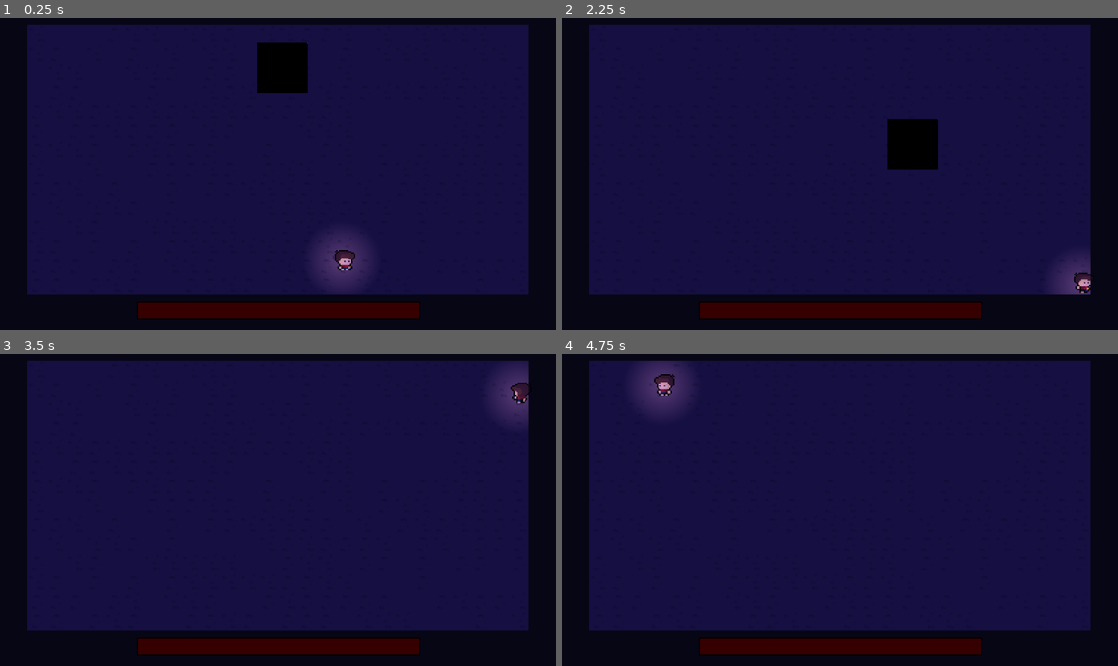
Above: before the commit, frames 1-4 (two rows, left to right).
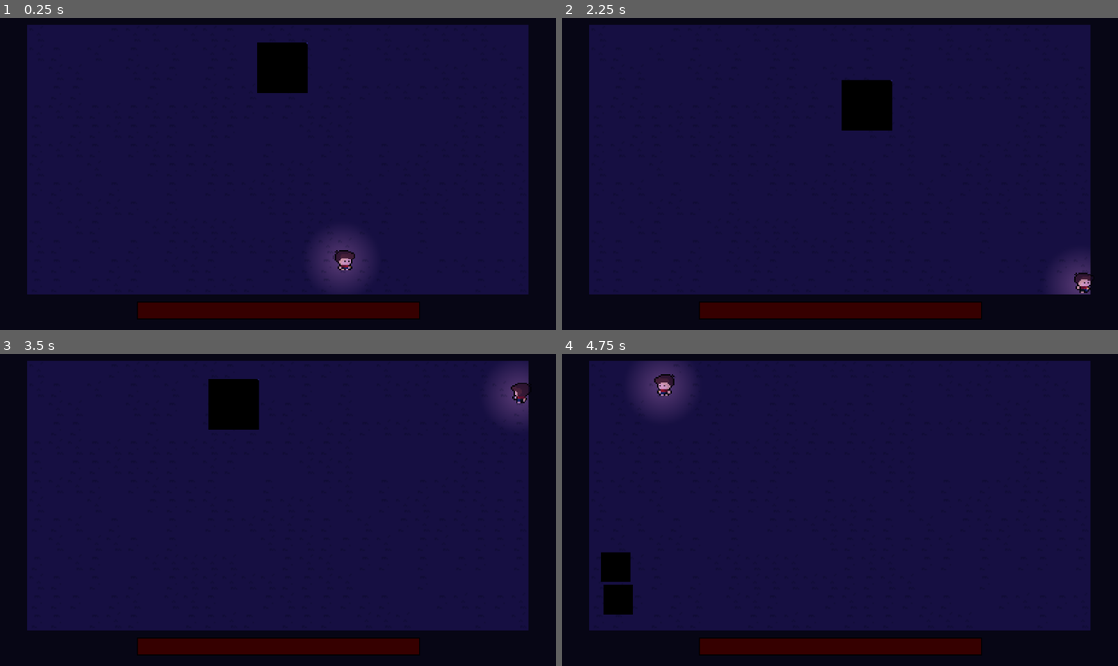
Above: after the commit, the same moments.

Repository: GabO-y/Game-Project_Comp.-Grafica
Game: Godot game, scene res://Cenas/House/House.tscn
Two runs of this game, one before a commit and one after it. Both use one fixed random seed, a clock stepped at 60 frames per second and the inputs below.
Inputs (mouse positions are in pixels of both pictures, inside the frame that each line leads up to):
- Up to frame 1 (0.25 s): no input
- Up to frame 2 (2.25 s): tap Enter at 0.5 s; move the mouse to (962, 158) at 0.52 s; hold Right (ui_right) 0.53-1.28 s; tap Space (dash) at 0.6, 1.35, 2.1 s; move the mouse to (728, 189) at 1.27 s; hold Down (ui_down) 1.28-2.03 s; move the mouse to (895, 105) at 2.02 s; hold Right (ui_right) from 2.03 s (still down)
- Up to frame 3 (3.5 s): move the mouse to (250, 572) at 2.77 s; release Right (ui_right) at 2.78 s; hold Up (ui_up) from 2.78 s (still down); tap Space (dash) at 2.85 s
- Up to frame 4 (4.75 s): move the mouse to (1006, 556) at 3.52 s; release Up (ui_up) at 3.53 s; hold Left (ui_left) from 3.53 s (still down); tap Space (dash) at 3.6, 4.35 s; move the mouse to (673, 463) at 4.27 s

The runs differ from the first frame. In frame 1, less than 0.1% of the frame differs, in the area x 55-56%, y 7-9%; in frame 2, 2.9%, in the area x 50-68%, y 19-49%; in frame 3, 1.5%; in frame 4, 1.0%.

Commit message:
novo ataque especial para o boss (nao finalizado)

Diff:
--- a/Cenas/Enemie/Bosses/MegaGhost/MegaGhost.tscn
+++ b/Cenas/Enemie/Bosses/MegaGhost/MegaGhost.tscn
@@ -1,16 +1,19 @@
-[gd_scene load_steps=10 format=3 uid="uid://bts2u7o7pqcl6"]
+[gd_scene load_steps=17 format=3 uid="uid://bts2u7o7pqcl6"]
 
 [ext_resource type="Script" uid="uid://brtdje67lgfn4" path="res://Cenas/Enemie/Bosses/MegaGhost/mega_ghost.gd" id="1_xlh7a"]
+[ext_resource type="Script" uid="uid://dfyhrssforncl" path="res://Cenas/Enemie/Bosses/MegaGhost/split_parts.gd" id="2_2h161"]
+[ext_resource type="Script" uid="uid://b2pi0hl5dhvrm" path="res://Cenas/Enemie/Bosses/MegaGhost/rays_to_wall.gd" id="2_redsd"]
+[ext_resource type="Script" uid="uid://cbisqtokcl6vq" path="res://Cenas/Enemie/Bosses/MegaGhost/ray_to_wall.gd" id="4_0lw7i"]
 
 [sub_resource type="SpriteFrames" id="SpriteFrames_xlh7a"]
 
 [sub_resource type="Gradient" id="Gradient_2h161"]
-offsets = PackedFloat32Array(0.955556, 0.988889, 1)
+offsets = PackedFloat32Array(0.966667, 0.988889, 1)
 colors = PackedColorArray(0, 0, 0, 1, 0.75, 0.75, 0.75, 1, 1, 1, 1, 1)
 
 [sub_resource type="GradientTexture2D" id="GradientTexture2D_redsd"]
 gradient = SubResource("Gradient_2h161")
-fill_from = Vector2(0.894587, 0.048433)
+fill_from = Vector2(0.558405, 0.481481)
 
 [sub_resource type="CircleShape2D" id="CircleShape2D_xlh7a"]
 radius = 22.0
@@ -31,13 +34,31 @@
 [sub_resource type="RectangleShape2D" id="RectangleShape2D_xlh7a"]
 size = Vector2(42, 42)
 
-[node name="MegaGhost" type="Node2D" node_paths=PackedStringArray("attack_area", "attack_collision", "form_attack", "timer", "timer_damage_bar", "body", "anim")]
+[sub_resource type="SpriteFrames" id="SpriteFrames_2h161"]
+
+[sub_resource type="Gradient" id="Gradient_redsd"]
+
+[sub_resource type="GradientTexture2D" id="GradientTexture2D_0lw7i"]
+gradient = SubResource("Gradient_redsd")
+fill_from = Vector2(1, 0)
+
+[sub_resource type="RectangleShape2D" id="RectangleShape2D_2h161"]
+size = Vector2(24, 24)
+
+[node name="MegaGhost" type="Node2D" node_paths=PackedStringArray("attack_area", "attack_collision", "form_attack", "timer", "timer_damage_bar", "split_part", "vertical_points", "horizontal_points", "vertical_mid_spawn_1", "vertical_mid_spawn_2", "horizontal_mid_spawn_1", "horizontal_mid_spawn_2", "body", "anim")]
 script = ExtResource("1_xlh7a")
 attack_area = NodePath("CharacterBody2D/AtackArea")
 attack_collision = NodePath("CharacterBody2D/AtackArea/Attack_collisiion")
 form_attack = NodePath("CharacterBody2D/AtackArea/PointAttack")
 timer = NodePath("SpecialAttackTimer")
 timer_damage_bar = NodePath("CheckBarDamage")
+split_part = NodePath("SplitMid")
+vertical_points = NodePath("")
+horizontal_points = NodePath("")
+vertical_mid_spawn_1 = NodePath("CharacterBody2D/PointsMidSpwan/Vertical1")
+vertical_mid_spawn_2 = NodePath("CharacterBody2D/PointsMidSpwan/Vertical2")
+horizontal_mid_spawn_1 = NodePath("CharacterBody2D/PointsMidSpwan/Horizontal1")
+horizontal_mid_spawn_2 = NodePath("CharacterBody2D/PointsMidSpwan/Horizontal2")
 speed = 50
 damage = 50
 body = NodePath("CharacterBody2D")
@@ -57,13 +78,13 @@
 
 [node name="AtackArea" type="Area2D" parent="CharacterBody2D"]
 
-[node name="CollisionShape2D" type="CollisionShape2D" parent="CharacterBody2D/AtackArea"]
+[node name="RatioAttackArea" type="CollisionShape2D" parent="CharacterBody2D/AtackArea"]
 shape = SubResource("CircleShape2D_2h161")
 debug_color = Color(0.992736, 0, 0.247824, 0.42)
 
 [node name="Attack_collisiion" type="CollisionPolygon2D" parent="CharacterBody2D/AtackArea"]
 modulate = Color(0, 1, 1, 1)
-polygon = PackedVector2Array(-57, 0, -55, 18, -44, 38, -26, 51, 0, 57, 0, 0)
+polygon = PackedVector2Array(-57, 0, -55, 18, -44, 36, -29, 49, -13, 56, 0, 57, 0, 0)
 
 [node name="PointAttack" type="Node2D" parent="CharacterBody2D/AtackArea"]
 visible = false
@@ -78,6 +99,86 @@
 [node name="CollisionShape2D" type="CollisionShape2D" parent="CharacterBody2D/HitAreaRunning"]
 shape = SubResource("RectangleShape2D_xlh7a")
 
+[node name="PointsMidSpwan" type="Node2D" parent="CharacterBody2D"]
+
+[node name="Vertical1" type="Marker2D" parent="CharacterBody2D/PointsMidSpwan"]
+position = Vector2(-15, 0)
+
+[node name="Vertical2" type="Marker2D" parent="CharacterBody2D/PointsMidSpwan"]
+position = Vector2(17, 0)
+
+[node name="Horizontal1" type="Marker2D" parent="CharacterBody2D/PointsMidSpwan"]
+position = Vector2(0, -14)
+
+[node name="Horizontal2" type="Marker2D" parent="CharacterBody2D/PointsMidSpwan"]
+position = Vector2(0, 15)
+
+[node name="RaysToWall" type="Node2D" parent="CharacterBody2D" node_paths=PackedStringArray("rays")]
+script = ExtResource("2_redsd")
+rays = [NodePath("DownRay"), NodePath("RightRay"), NodePath("LeftRay"), NodePath("UpRay")]
+
+[node name="DownRay" type="RayCast2D" parent="CharacterBody2D/RaysToWall"]
+target_position = Vector2(0, 24)
+
+[node name="RightRay" type="RayCast2D" parent="CharacterBody2D/RaysToWall"]
+target_position = Vector2(24, 0)
+collision_mask = 4
+
+[node name="LeftRay" type="RayCast2D" parent="CharacterBody2D/RaysToWall"]
+target_position = Vector2(-24, 0)
+
+[node name="UpRay" type="RayCast2D" parent="CharacterBody2D/RaysToWall"]
+target_position = Vector2(0, -25)
+
+[node name="SplitMid" type="Node2D" parent="." node_paths=PackedStringArray("random_dir_timer", "node_rays", "body", "anim")]
+position = Vector2(-97, 0)
+script = ExtResource("2_2h161")
+random_dir_timer = NodePath("Timer")
+node_rays = NodePath("HalfBodyPart/RayToWall")
+body = NodePath("HalfBodyPart")
+anim = NodePath("HalfBodyPart/Area2D/AnimatedSprite2D")
+
+[node name="HalfBodyPart" type="CharacterBody2D" parent="SplitMid"]
+collision_layer = 0
+collision_mask = 0
+
+[node name="Area2D" type="Area2D" parent="SplitMid/HalfBodyPart"]
+
+[node name="AnimatedSprite2D" type="AnimatedSprite2D" parent="SplitMid/HalfBodyPart/Area2D"]
+sprite_frames = SubResource("SpriteFrames_2h161")
+
+[node name="Sprite2D" type="Sprite2D" parent="SplitMid/HalfBodyPart/Area2D"]
+scale = Vector2(0.382812, 0.382812)
+texture = SubResource("GradientTexture2D_0lw7i")
+
+[node name="AreaHit" type="CollisionShape2D" parent="SplitMid/HalfBodyPart/Area2D"]
+shape = SubResource("RectangleShape2D_2h161")
+
+[node name="AreaHit" type="CollisionShape2D" parent="SplitMid/HalfBodyPart"]
+shape = SubResource("RectangleShape2D_2h161")
+
+[node name="RayToWall" type="Node2D" parent="SplitMid/HalfBodyPart" node_paths=PackedStringArray("rays")]
+script = ExtResource("4_0lw7i")
+rays = [NodePath("Down"), NodePath("Up"), NodePath("Left"), NodePath("Right")]
+
+[node name="Down" type="RayCast2D" parent="SplitMid/HalfBodyPart/RayToWall"]
+target_position = Vector2(0, 16)
+
+[node name="Up" type="RayCast2D" parent="SplitMid/HalfBodyPart/RayToWall"]
+target_position = Vector2(0, -16)
+
+[node name="Left" type="RayCast2D" parent="SplitMid/HalfBodyPart/RayToWall"]
+target_position = Vector2(-14, 0)
+
+[node name="Right" type="RayCast2D" parent="SplitMid/HalfBodyPart/RayToWall"]
+target_position = Vector2(14, 0)
+
+[node name="Timer" type="Timer" parent="SplitMid"]
+wait_time = 2.0
+
+[node name="SplitMin" type="Node2D" parent="."]
+visible = false
+
 [node name="SpecialAttackTimer" type="Timer" parent="."]
 autostart = true
 
@@ -86,5 +187,10 @@
 
 [connection signal="_take_damages" from="." to="." method="_start_timer_damage_bar"]
 [connection signal="body_entered" from="CharacterBody2D/HitAreaRunning" to="." method="_player_enter_while_running"]
-[connection signal="timeout" from="SpecialAttackTimer" to="." method="_on_timer_timeout"]
+[connection signal="body_exited" from="CharacterBody2D/HitAreaRunning" to="." method="_player_exit_area"]
+[connection signal="crash_with" from="CharacterBody2D/RaysToWall" to="." method="_on_rays_to_wall_crash_with"]
+[connection signal="body_entered" from="SplitMid/HalfBodyPart/Area2D" to="SplitMid" method="_entered_hit_area"]
+[connection signal="crash_wall" from="SplitMid/HalfBodyPart/RayToWall" to="SplitMid" method="_on_ray_to_wall_crash_wall"]
+[connection signal="timeout" from="SplitMid/Timer" to="SplitMid" method="_on_timer_timeout"]
+[connection signal="timeout" from="SpecialAttackTimer" to="." method="_start_special_attack"]
 [connection signal="timeout" from="CheckBarDamage" to="." method="_update_damage_bar"]
--- /dev/null
+++ b/Cenas/Enemie/Bosses/MegaGhost/marker_2d.gd
@@ -0,0 +1 @@
+extends Marker2D
--- a/Cenas/Enemie/Bosses/MegaGhost/mega_ghost.gd
+++ b/Cenas/Enemie/Bosses/MegaGhost/mega_ghost.gd
@@ -10,29 +10,67 @@
 @export var life_bar: ProgressBar
 @export var damage_bar: ProgressBar
 @export var timer_damage_bar: Timer
+@export var split_part: Enemy
+@export var vertical_points: Line2D
+@export var horizontal_points: Line2D
+@export var vertical_mid_spawn_1: Marker2D
+@export var vertical_mid_spawn_2: Marker2D
+@export var horizontal_mid_spawn_1: Marker2D
+@export var horizontal_mid_spawn_2: Marker2D
 
 #pra verificar se esta dando o ataque especial
-var on_special_atack = false
+var on_special_attack = false
+# quando um ataque especial começa, e para que certas funcs nao sejam chamadas diversas vezes
+# enquanto esta rolando o especial
 var start_special = false
+# quando esta esta, essa vira sua nova variavel momentania que controlará
+# sua direção
 var dir_special_attack: Vector2
+# quando o boss entra no ataque "ghost run", ele primeiro vai em sua direção, mas dps
+# de uma distancia, ele so continua indo para frente, isso que define se é so pra ele continuar
+var is_continue_toward = false
+# fica com a ultima direção que o boss estava, para quando o is_continue_toward for true, ele
+# ter essa direção para seguir
 var last_dir_special: Vector2
-var speed_special_attack: int = 200
-var is_continue_toward = false
+# quando ele esta num especial, a movimentação padrao muda, nisso, a velocidade tbm
+# controlado por essa variavel
+var speed_special_attack: int = 100
+# verificador para atualizar a barra de dono
 var is_update_damage_bar = false
+# Quando a barra de damage esta descendo, ela vai descer ate esse last
 var last_life
-
-#para verificar se esta na area do ataque 1
+# Qual o ataque especial que esta rolando
+var current_special_attack: String
+# para verificar se esta na area do ataque 1
 var is_player_on_attack_area_1 = false
-
-#pra nao ficar dando consecutivos danos toda vez que o player esta na area
-#do boss
+# pra nao ficar dando consecutivos danos toda vez que o player esta na area
+# do boss
 var finish_attack = true
+# guarda o nome da ultima parade com que colidiu, para o
+# ataque de "crash_wall"
+var last_wall_collide: String
+var times_crash_wall = 1
+var ene_in_crash_attack: Array[Enemy]
+var already_split = false
+var is_split = false
+var type_split = "mid"
+
+var collision_special = 2
+
+# todos os ataques especias
+var all_special_attacks = [
+	"ghosts_run",
+	"crash_wall"
+]
 
 func _ready() -> void:
 
-	attack_area.body_entered.connect(_on_body_entered)
+	attack_area.body_entered.connect(_entrered_attack_area)
 	attack_area.body_exited.connect(_exit_attack_area)
 
+	is_active = true
+
+	split_part.visible = false
 	super._ready()
 
 func _process(delta: float) -> void:
@@ -50,10 +88,8 @@
 
 func _physics_process(delta: float) -> void:
 
-	if on_special_atack:
-		attack_fantasm_run()
+	if on_special_attack:
 		move_special()
-
 		return
 
 	if is_stop: return
@@ -77,57 +113,98 @@
 	attack_collision.rotation = (dir.angle() - PI/1.5)
 	form_attack.rotation = (dir.angle() - PI/1.5)
 
-	if not finish_attack: return
+	if !finish_attack: return
 	finish_attack = false
 
 	await get_tree().create_timer(1.5).timeout
 	form_attack.visible = true
 	finish_attack = true
-	attack()
+
+	if is_player_on_attack_area_1:
+		Globals.player.take_damage(damage)
+		var knockback_dir = -(Globals.player.player_body.global_position.direction_to(body.global_position))
+		Globals.player.take_knockback(knockback_dir , 200)
+
 	await get_tree().create_timer(0.1).timeout
 	form_attack.visible = false
 
-func _on_body_entered(body):
+func _entrered_attack_area(body):
 	if body.get_parent() is not Player: return
 	is_player_on_attack_area_1 = true
+	if not is_running_attack:
+		is_stop = true
 
 func _exit_attack_area(body):
 	if body.get_parent() is not Player: return
 	is_player_on_attack_area_1 = false
-
-func attack():
-	if not is_player_on_attack_area_1: return
-	Globals.player.take_damage(damage)
-
-	var dir = (Globals.player.player_body.global_position.direction_to(body.global_position))
-
-	Globals.player.take_knockback(dir , 2500)
-
-func attack_fantasm_run():
+	if not is_running_attack:
+		await Globals.time(0.2)
+		is_stop = true
+
+func start_special_attack():
 
 	if start_special: return
 
-	is_running_attack = true
 	is_stop = true
 	start_special = true
 
-	await get_tree().create_timer(1).timeout
+	await Globals.time(2)
 
 	is_stop = false
+	on_special_attack = true
+
+	#current_special_attack = all_special_attacks.pick_random()
+	current_special_attack = "crash_wall"
+
+	match current_special_attack:
+		"ghosts_run":
+			attack_ghost_run()
+		"crash_wall":
+			start_attack_crash_wall()
+
+func attack_ghost_run():
 
 	body.collision_layer = 1 << 5
 	body.collision_mask = 1 << 5
 
-	print(body.collision_layer)
-	print(body.collision_mask)
-
-	on_special_atack = true
+	is_running_attack = true
+
+func start_attack_crash_wall():
+
+	speed_special_attack = 100
+
+	body.collision_layer = 1 << 2
+	body.collision_mask = 1 << 2
+
+	is_running_attack = true
+
+	speed_special_attack = 2
+
+	var dialgonal_dir = [
+		Vector2( 1, -1),
+		Vector2( 1,  1),
+		Vector2(-1,  1),
+		Vector2(-1, -1)
+		].pick_random()
+
+
+	dir_special_attack = dialgonal_dir
+	ene_in_crash_attack.append(self)
 
 func move_special():
 
 	if is_stop: return
 
+	match current_special_attack:
+		"ghost_run":
+			move_ghosts_run()
+		"crash_wall":
+			pass_all_in_crash_attack()
+
+func move_ghosts_run():
+
 	dir_special_attack = body.global_position.direction_to(Globals.player.player_body.global_position)
+
 	if body.global_position.distance_to(Globals.player.player_body.global_position) < 60:
 		dir_special_attack = Vector2.ZERO
 		is_continue_toward = true
@@ -140,26 +217,89 @@
 	body.velocity = dir_special_attack * speed_special_attack
 	body.move_and_slide()
 
-func _on_timer_timeout() -> void:
-	init_special_attack()
-
-func init_special_attack():
-
-	if on_special_atack: return
-	on_special_atack = true
-
-	pass
+func move_crash_wall():
+
+	var collsiion = body.move_and_collide(dir_special_attack * speed_special_attack)
+
+	if collsiion:
+		var collider = collsiion.get_collider()
+		print(collider.name)
+
+		if collider is TileMapLayer:
+
+			dir_special_attack = Globals.dir_possibles_crash_wall[dir_special_attack].get(last_wall_collide,
+				Vector2(
+					1 if dir_special_attack.x == -1 else 1,
+					1 if dir_special_attack.y == -1 else 1
+				)
+			)
+
+			if times_crash_wall != 0 and times_crash_wall % 2 == 0 and not already_split:
+				split_when_crash()
+				already_split = true
+			else:
+				times_crash_wall += 1
+
+func pass_all_in_crash_attack():
+	for ene in ene_in_crash_attack:
+		ene.move_crash_wall()
+
+func split_when_crash():
+
+		split_part.is_active = true
+		var second_part = split_part.duplicate()
+		add_child(second_part)
+
+		ene_in_crash_attack.erase(self)
+		ene_in_crash_attack.append(split_part)
+		ene_in_crash_attack.append(second_part)
+
+		for ene in ene_in_crash_attack:
+			ene.show()
+			ene.dir_special_attack = dir_special_attack
+			ene.speed_special_attack = speed_special_attack
+			ene.last_wall_collide = last_wall_collide
+			ene.body.collision_mask = 1 << 2
+			ene.body.collision_layer = 1 << 2
+			ene.set_collision_layer_ray(3)
+
+		match last_wall_collide:
+			"down", "up":
+				split_part.body.global_position = vertical_mid_spawn_1.global_position
+				second_part.body.global_position = vertical_mid_spawn_2.global_position
+				second_part.dir_special_attack = Vector2(
+					1 if dir_special_attack.x == -1 else -1,
+					dir_special_attack.y
+				)
+
+			"left", "right":
+				split_part.body.global_position = horizontal_mid_spawn_1.global_position
+				second_part.body.global_position = horizontal_mid_spawn_2.global_position
+				second_part.dir_special_attack = Vector2(
+					dir_special_attack.x,
+					1 if dir_special_attack.y == -1 else -1
+				)
+
+
+		is_active = false
+		body.hide()
+
+		body.collision_layer = 0
+		body.collision_mask = 0
+
+		return
 
 func refrash_setup():
 	body.collision_layer = 1
 	body.collision_mask = 1
 	start_special = false
-	on_special_atack = false
+	on_special_attack = false
 	timer.stop()
 	timer.start()
 	is_stop = false
 	is_running_attack = false
 	is_continue_toward = false
+	times_crash_wall = 0
 
 func _player_enter_while_running(body: Node2D) -> void:
 	var player = body.get_parent() as Player
@@ -168,6 +308,7 @@
 		player.take_damage(damage)
 
 func update_bar():
+	if life_bar == null: return
 	life_bar.value = life
 	pass
 
@@ -178,9 +319,6 @@
 	_take_damages.emit()
 	super.take_damage(damage)
 
-
-signal _take_damages
-
 func _update_damage_bar() -> void:
 	is_update_damage_bar = true
 	last_life = life
@@ -188,3 +326,21 @@
 
 func _start_timer_damage_bar() -> void:
 	timer_damage_bar.start()
+
+func _start_special_attack() -> void:
+	start_special_attack()
+
+func apply_special_damage(pla: Player):
+	if finish_attack: return
+	pla.take_damage(damage)
+	finish_attack = false
+
+func _player_exit_area(body: Node2D) -> void:
+	var player = body.get_parent() as Player
+	if player == null: return
+	finish_attack = true
+
+signal _take_damages
+
+func _on_rays_to_wall_crash_with(wall_name: String) -> void:
+	last_wall_collide = wall_name
--- /dev/null
+++ b/Cenas/Enemie/Bosses/MegaGhost/ray_to_wall.gd
@@ -0,0 +1,16 @@
+extends Node2D
+
+@export var rays: Array[RayCast2D]
+
+func _ready() -> void:
+	for ray in rays:
+		ray.set_collision_mask_value(3, true)
+
+func _process(delta: float) -> void:
+	for ray in rays:
+		if ray.is_colliding():
+			var collider = ray.get_collider()
+			if collider is TileMapLayer:
+				crash_wall.emit(ray.name.to_lower())
+
+signal crash_wall(name: String)
--- /dev/null
+++ b/Cenas/Enemie/Bosses/MegaGhost/rays_to_wall.gd
@@ -0,0 +1,17 @@
+extends Node2D
+
+@export var rays: Array[RayCast2D]
+
+func _ready() -> void:
+	for ray in rays:
+		ray.set_collision_mask_value(3, true)
+
+func _process(delta: float) -> void:
+	for ray in rays:
+		if ray.is_colliding():
+			var collider = ray.get_collider()
+			if collider is TileMapLayer:
+				var wall_name = ray.name.replace("Ray", "").to_lower()
+				crash_with.emit(wall_name)
+
+signal crash_with(wall_name: String)
--- /dev/null
+++ b/Cenas/Enemie/Bosses/MegaGhost/split_parts.gd
@@ -0,0 +1,61 @@
+extends Enemy
+
+var dir_special_attack: Vector2
+var last_wall_collide: String
+var times_crash_wall = 0
+var already_split = false
+var speed_special_attack = 300
+
+@export var random_dir_timer: Timer
+@export var node_rays: Node2D
+
+func _ready() -> void:
+	is_running_attack = true
+
+func _entered_hit_area(body: Node2D) -> void:
+	var pla = body.get_parent() as Player
+	if pla == null: return
+	pla.take_damage(damage)
+
+func move_crash_wall():
+
+	var collision = body.move_and_collide(dir_special_attack * speed_special_attack)
+
+	if collision:
+
+		var collider = collision.get_collider()
+
+		if collider.name == "HalfBodyPart":
+			random_dir_timer.stop()
+			random_dir_timer.start()
+
+		dir_special_attack = Globals.dir_possibles_crash_wall[dir_special_attack].get(last_wall_collide,
+			get_random_dir()
+		)
+
+		if times_crash_wall != 0 and times_crash_wall % 2 == 0 and not already_split:
+			split_when_crash()
+			#already_split = true
+			#get_parent().ene_in_crash_attack.erase(self)
+		else:
+			times_crash_wall += 1
+
+func split_when_crash():
+	pass
+
+func set_collision_layer_ray(layer: int):
+	for i in node_rays.rays:
+		(i as RayCast2D).set_collision_mask_value(layer, true)
+
+func _on_ray_to_wall_crash_wall(name: String) -> void:
+	last_wall_collide = name
+
+func get_random_dir():
+	return Vector2(
+		[-1, 1].pick_random(),
+		[-1, 1].pick_random()
+	)
+
+func _on_timer_timeout() -> void:
+	random_dir_timer.wait_time = [1, 1.5, 2].pick_random()
+	dir_special_attack = get_random_dir()
--- a/Cenas/Objects/TileMao/tile_map_main.tscn
+++ b/Cenas/Objects/TileMao/tile_map_main.tscn
@@ -340,8 +340,8 @@
 
 [sub_resource type="TileSet" id="TileSet_or8je"]
 occlusion_layer_0/light_mask = 1
-physics_layer_0/collision_layer = 7
-physics_layer_0/collision_mask = 7
+physics_layer_0/collision_layer = 15
+physics_layer_0/collision_mask = 15
 navigation_layer_0/layers = 4
 sources/0 = SubResource("TileSetAtlasSource_fctqw")
 
--- a/Cenas/Player/Player.tscn
+++ b/Cenas/Player/Player.tscn
@@ -260,6 +260,7 @@
 script = ExtResource("1_yjlpd")
 armor = NodePath("CharacterBody2D/Lantern")
 armor_energie = 100000
+can_die = false
 player_body = NodePath("CharacterBody2D")
 anim = NodePath("CharacterBody2D/AnimatedSprite2D")
 hit_area = NodePath("CharacterBody2D/HitArea")
--- a/Cenas/Player/player.gd
+++ b/Cenas/Player/player.gd
@@ -22,6 +22,12 @@
 var can_teleport = true
 var last_direction_right
 
+var is_on_knockback = false
+var knockback_dir: Vector2
+var knockback_force: int
+var knockback_time = 0
+var knockback_duration = 0.5
+
 @export var player_body: CharacterBody2D
 @export var anim: AnimatedSprite2D
 @export var hit_area: Area2D
@@ -54,11 +60,12 @@
 	var ene = body.get_parent() as Enemy
 
 	#caso especial de ataque de boss
-
 	if ene == null: return
-
 	if ene.is_running_attack:
-		take_damage(ene.damage)
+		if ene is MegaGhost:
+			ene.apply_special_damage(self)
+		else:
+			take_damage(ene.damage)
 		return
 
 	enemies_touch[ene] = 0.0
@@ -90,8 +97,6 @@
 		enemy = enemy as Enemy
 
 		if !enemy.is_active: return
-
-
 		#Enquanto o inimigo encosta no player, ele nao se mexe
 		enemy.atack_player = true
 		#Vai contando quanto tempo o inimigo esta tocando no playwr
@@ -105,6 +110,16 @@
 
 func _physics_process(delta: float) -> void:
 
+	if is_on_knockback:
+		if knockback_time >= knockback_duration:
+			is_on_knockback = false
+			knockback_time = 0
+			return
+		player_body.velocity = knockback_dir * knockback_force
+		player_body.move_and_slide()
+		knockback_time += delta
+		return
+
 	input_vector = Vector2.ZERO
 	# Joystick
 	input_vector.x = Input.get_joy_axis(0, JOY_AXIS_LEFT_X)
@@ -223,8 +238,6 @@
 		player_body.collision_layer = 1
 		player_body.collision_mask = 1
 	else:
-		#player_body.collision_layer = 0 << 0
-		#player_body.collision_mask =  0 << 0
 		player_body.collision_layer = 1 << 2
 		player_body.collision_mask = 1 << 2
 
@@ -233,9 +246,10 @@
 	print("take damage")
 	print(str(int(life + damage)), " -> ", life)
 
-func take_knockback(direction: Vector2, force: float):
-	player_body.velocity -= direction.normalized() * force
-	player_body.move_and_slide()
+func take_knockback(direction: Vector2, force: int):
+	is_on_knockback = true
+	knockback_dir = direction
+	knockback_force = force
 
 signal player_die(player: Player)
 
--- /dev/null
+++ b/Cenas/Player/ray_cast_2d.gd
@@ -0,0 +1,6 @@
+extends RayCast2D
+
+func _process(delta: float) -> void:
+	if is_colliding():
+		var collider = get_collider()
+		print(collider.name)
--- a/Cenas/Rooms/MegaGhostRoom/mega_ghost_room.gd
+++ b/Cenas/Rooms/MegaGhostRoom/mega_ghost_room.gd
@@ -139,15 +139,6 @@
 
 	var dir: Vector2 = fan.body.global_position.direction_to(Globals.player.player_body.global_position)
 
-	#if fan.name.contains("up"):
-		#dir = Vector2.DOWN
-	#if fan.name.contains("down"):
-		#dir = Vector2.UP
-	#if fan.name.contains("left"):
-		#dir = Vector2.RIGHT
-	#if fan.name.contains("right"):
-		#dir = Vector2.LEFT
-
 	time_can_go *= 1.1
 	await get_tree().create_timer(time_can_go).timeout
 	fantasm_on_attack.append({"fan": fan, "dir": dir, "is_continue_toward": false})
@@ -216,11 +207,10 @@
 
 func refrash_setup():
 	is_attack_running_fantasm = false
+	time_can_go = 3
 	fantasm_on_attack.clear()
 
 func setup():
-
-	print("setou")
 
 	segs.clear()
 
@@ -235,9 +225,6 @@
 
 		var seg_name = seg.name.replace("Line", "")
 		segs.append(Line.create_line(seg_name, x1,y1,x2,y2))
-
-	for line in segs:
-		print(line)
 
 func _last_update_damage_bar(ene: Enemy) -> void:
 	$DamageBar/LifeBar.value = 0
--- a/globals.gd
+++ b/globals.gd
@@ -7,6 +7,14 @@
 var die = false
 var already_keys = []
 var is_get_animation = false
+
+# mapa de qual nova diagonal ele deve ir dependendo de onde bate
+var dir_possibles_crash_wall = {
+		Vector2( 1,   1)  : {"right" : Vector2(-1,  1), "down" : Vector2( 1, -1)},
+		Vector2( 1,  -1)  : {"right" : Vector2(-1, -1), "up"   : Vector2( 1,  1)},
+		Vector2(-1,   1)  : {"left"  : Vector2( 1,  1), "down" : Vector2(-1, -1)},
+		Vector2(-1,  -1)  : {"left"  : Vector2( 1, -1), "up"   : Vector2(-1,  1)}
+	}
 
 func _ready() -> void:
 	process_mode = Node.PROCESS_MODE_ALWAYS
@@ -101,6 +109,9 @@
 			current_room = room
 			break
 
+func time(time: float):
+	return get_tree().create_timer(time).timeout
+
 #Usando no room_manager, para quando gerado uma chave, ele desbloquei as portas
 #Esse sinal é emitido pelo player, para emitir so quando a animação de pegar a
 #chave for finalizada
Not shown, added: Cenas/Enemie/Bosses/MegaGhost/marker_2d.gd.uid
Not shown, added: Cenas/Enemie/Bosses/MegaGhost/ray_to_wall.gd.uid
Not shown, added: Cenas/Enemie/Bosses/MegaGhost/rays_to_wall.gd.uid
Not shown, added: Cenas/Enemie/Bosses/MegaGhost/split_parts.gd.uid
Not shown, added: Cenas/Player/ray_cast_2d.gd.uid
